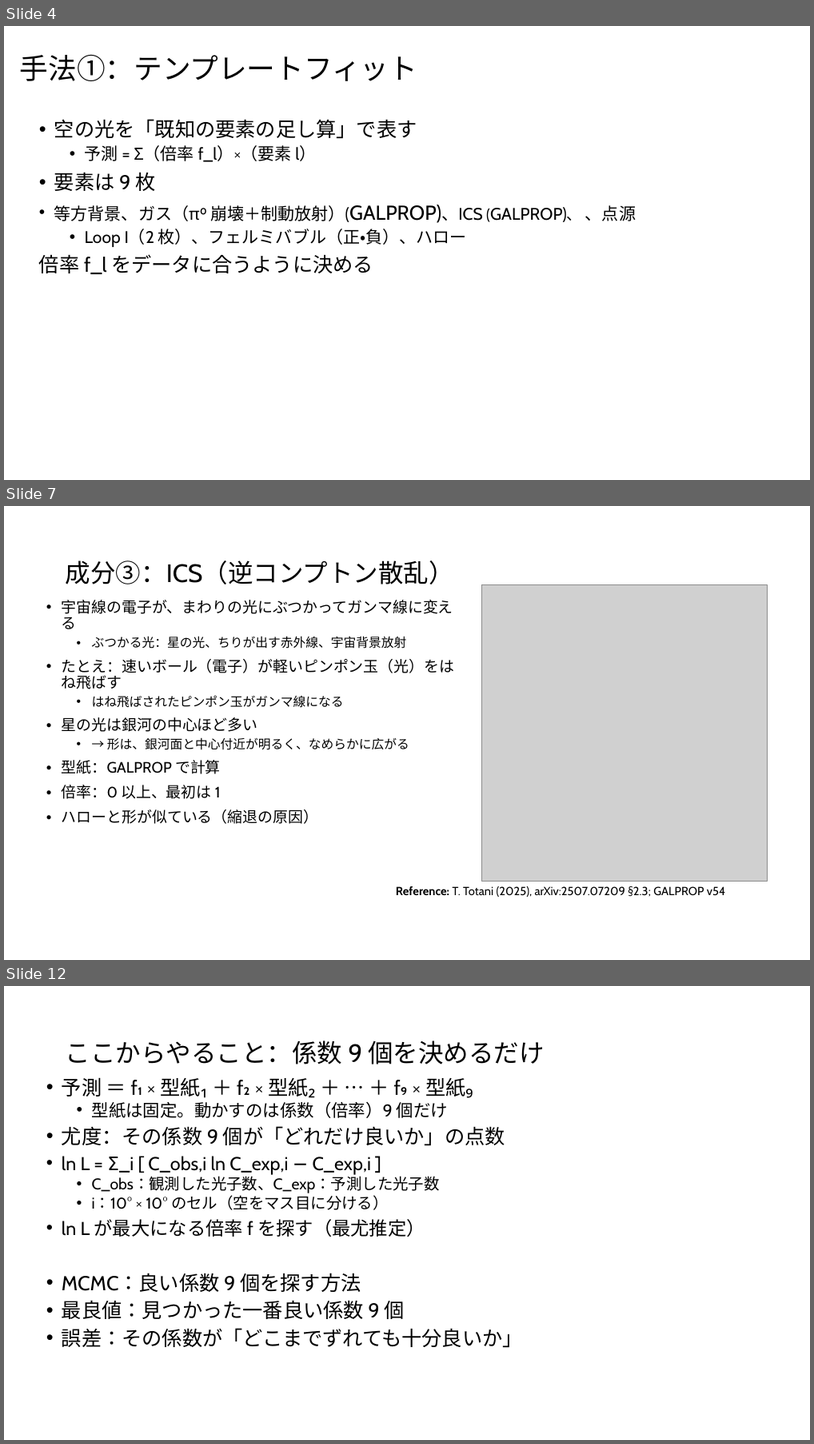
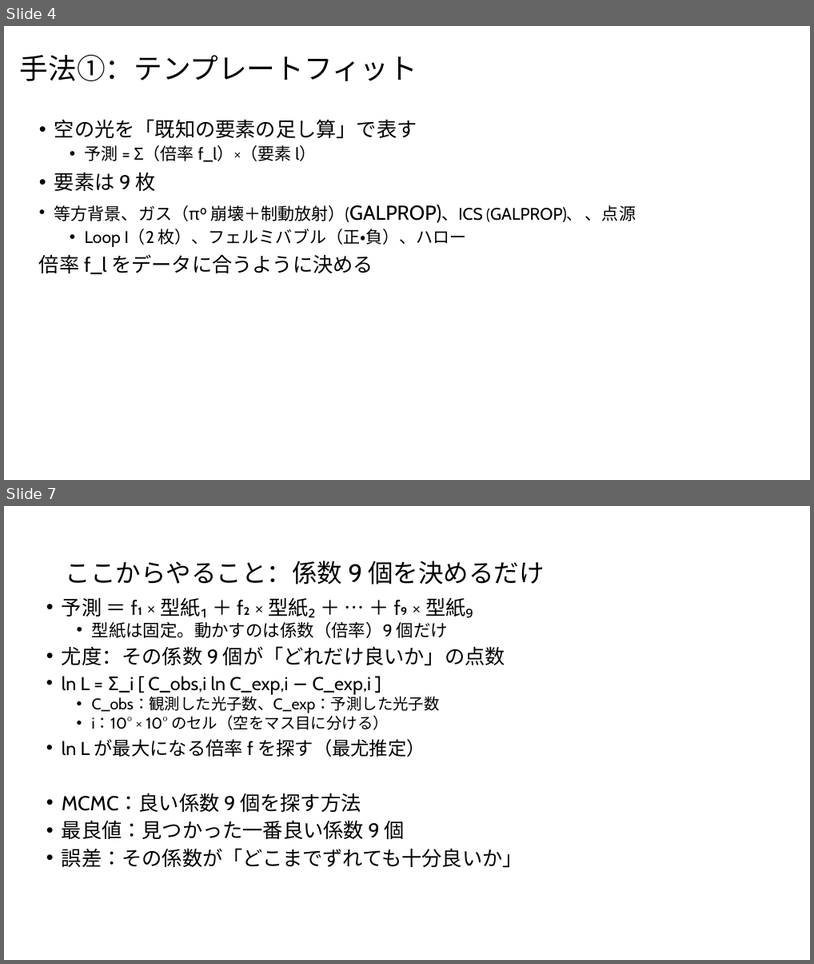
Before and after one commit to Mikann20041029/darkmatter-slides, a slide deck: slides/2026-10-03_研究進捗報告_claude.pptx. Shown one above the other, each under a label of ours: slides 4, 7 and 12 before the commit, slides 4 and 7 after it; the slides between them are not shown. The pictures are 814x1444 and 814x964 pixels, drawn with LibreOffice and Linux fonts; fonts in the diff are those of the drawing; grey boxes stand for pictures. Boxes give left, top, right and bottom in pixels: in the first picture for what was removed or moved away, otherwise in the second. Text is boxed around its words. In the diff, an @@ line names an element or a change of style, - is before the commit and + after.

```diff
--- a/slides/2026-10-03_研究進捗報告_claude.pptx
+++ b/slides/2026-10-03_研究進捗報告_claude.pptx
@@ slide 7 removed at box(4, 506, 810, 960), background #FFFFFF @@
@@ title removed at box(66, 560, 454, 584) @@
-成分③：ICS（逆コンプトン散乱）
@@ text removed at box(62, 600, 454, 824) @@
-• 宇宙線の電子が、まわりの光にぶつかってガンマ線に変える
-  • ぶつかる光：星の光、ちりが出す赤外線、宇宙背景放射
-• たとえ：速いボール（電子）が軽いピンポン玉（光）をはね飛ばす
-  • はね飛ばされたピンポン玉がガンマ線になる
-• 星の光は銀河の中心ほど多い
-  • → 形は、銀河面と中心付近が明るく、なめらかに広がる
-• 型紙：GALPROP で計算
-• 倍率：0 以上、最初は 1
-• ハローと形が似ている（縮退の原因）
@@ picture removed at box(482, 584, 767, 881) @@
@@ text removed at box(396, 886, 726, 896) @@
-Reference: T. Totani (2025), arXiv:2507.07209 §2.3; GALPROP v54
@@ what was slide 12 is now slide 7 @@
```
Also in this commit, not shown: 10 slides changed, 1 slide added, 5 other slides removed.
